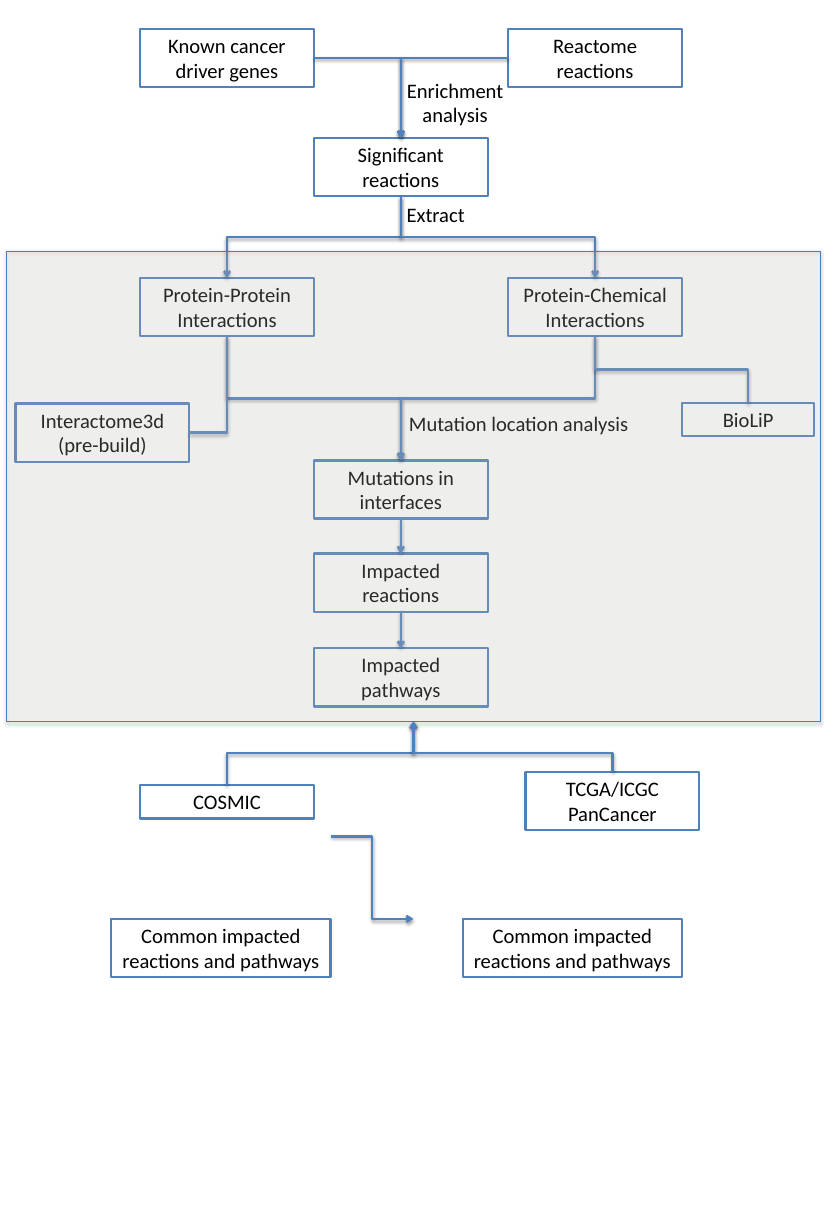
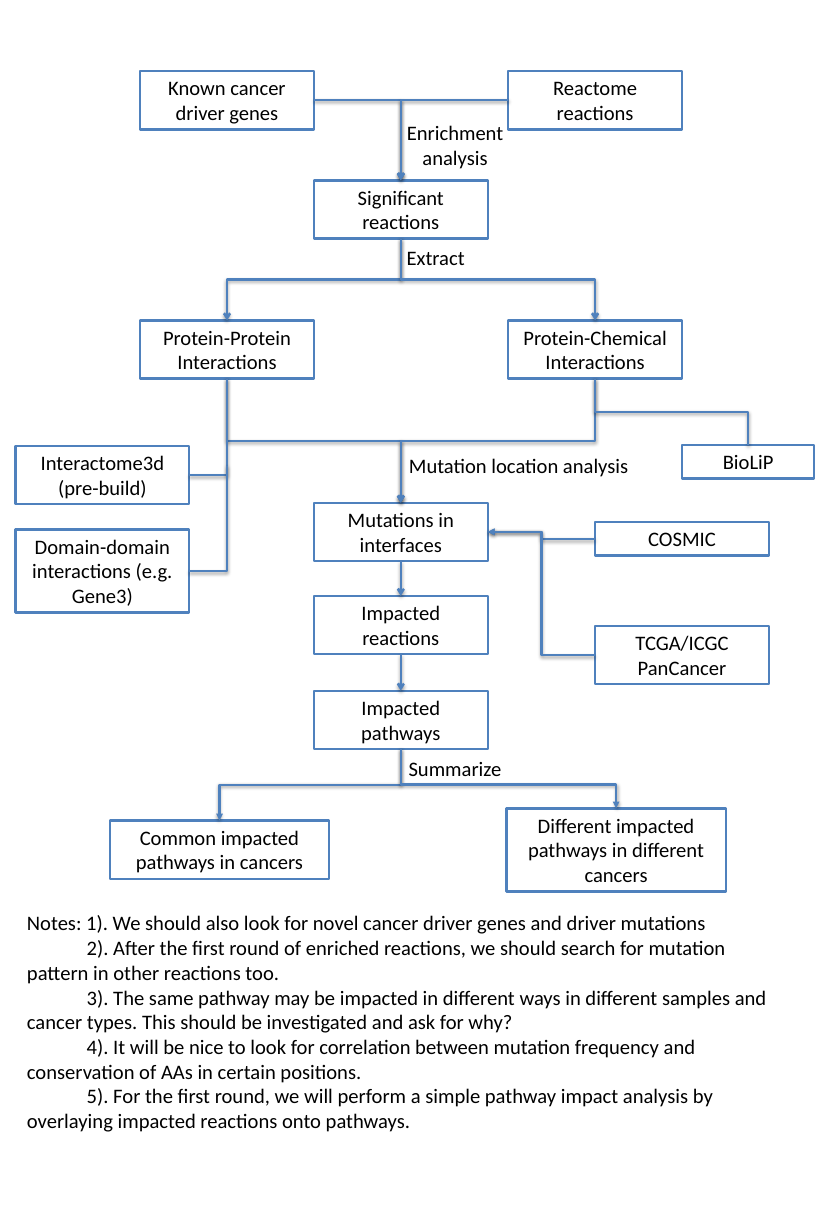
Before and after one commit to reactome-fi/mechismo_analysis, a slide deck: slide 1 of docs/Workflow.pptx. Drawn at 824x1232 pixels with LibreOffice and Linux fonts; fonts in the diff are those of the drawing. Boxes give left, top, right and bottom in pixels: in the first picture for what was removed or moved away, otherwise in the second. Text is boxed around its words. In the diff, an @@ line names an element or a change of style, - is before the commit and + after.

Commit message:
Finished workflow

```diff
--- a/docs/Workflow.pptx
+++ b/docs/Workflow.pptx
@@ 5 rectangles, 4 elbow arrows, 2 texts, 2 elbow lines: place and size @@
-5 rectangles, 4 elbow arrows, 2 texts, 2 elbow lines at box(140, 29, 815, 707)
+5 rectangles, 4 elbow arrows, 2 texts, 2 elbow lines at box(140, 72, 815, 750)
@@ rectangle removed at box(7, 251, 821, 722) @@
@@ elbow line added from (190, 571) to (227, 466), #4F81BD 2 pt @@
@@ rectangle added at box(16, 530, 190, 613), fill #FFFFFF, outline #4F81BD 2 pt, 18 pt, text #000000 @@
+Domain-domain interactions (e.g. Gene3)
@@ elbow arrow added from (595, 539) to (488, 532), #4F81BD 2 pt @@
@@ elbow arrow added from (595, 655) to (488, 532), #4F81BD 2 pt @@
@@ rectangle "COSMIC": place and size @@
-rectangle "COSMIC" at box(140, 786, 314, 819)
+rectangle "COSMIC" at box(595, 522, 769, 555)
@@ 5 rectangles, 2 elbow arrows, 2 arrows, 1 text: place and size @@
-5 rectangles, 2 elbow arrows, 2 arrows, 1 text at box(16, 59, 682, 648)
+5 rectangles, 2 elbow arrows, 2 arrows, 1 text at box(16, 101, 682, 691)
@@ rectangle "TCGA/ICGC PanCancer": place and size @@
-rectangle "TCGA/ICGC PanCancer" at box(526, 772, 700, 831)
+rectangle "TCGA/ICGC PanCancer" at box(595, 626, 769, 685)
@@ elbow arrow moved from (227, 786) - (414, 722) to (400, 749) - (219, 821) @@
@@ elbow arrow (400, 749) - (219, 821): arrowheads changed @@
@@ elbow arrow moved from (612, 772) - (414, 722) to (400, 749) - (616, 809) @@
@@ elbow arrow (400, 749) - (616, 809): arrowheads changed @@
@@ text added at box(409, 762, 502, 776), 18 pt, text #000000 @@
+Summarize
@@ rectangle "Different impacted pathways in different ...": place and size @@
-rectangle "Different impacted pathways in different ..." at box(463, 920, 682, 978)
+rectangle "Different impacted pathways in different ..." at box(507, 809, 726, 892)
@@ rectangle "Common impacted pathways in cancers": place and size @@
-rectangle "Common impacted pathways in cancers" at box(111, 920, 330, 978)
+rectangle "Common impacted pathways in cancers" at box(110, 821, 329, 879)
@@ text in rectangle at box(136, 830, 303, 873): text changed @@
-Common impacted reactions and pathways
+Common impacted pathways in cancers
@@ elbow arrow removed from (331, 837) to (414, 920) @@
@@ text in rectangle at box(528, 818, 704, 882): text changed @@
-Common impacted reactions and pathways
+Different impacted pathways in different cancers
@@ text added at box(27, 915, 766, 1132), 18 pt, text #000000 @@
+Notes: 1). We should also look for novel cancer driver genes and driver mutations
+2). After the first round of enriched reactions, we should search for mutation pattern in other reactions too.
+3). The same pathway may be impacted in different ways in different samples and cancer types. This should be investigated and ask for why?
+4). It will be nice to look for correlation between mutation frequency and conservation of AAs in certain positions.
+5). For the first round, we will perform a simple pathway impact analysis by overlaying impacted reactions onto pathways.
```
